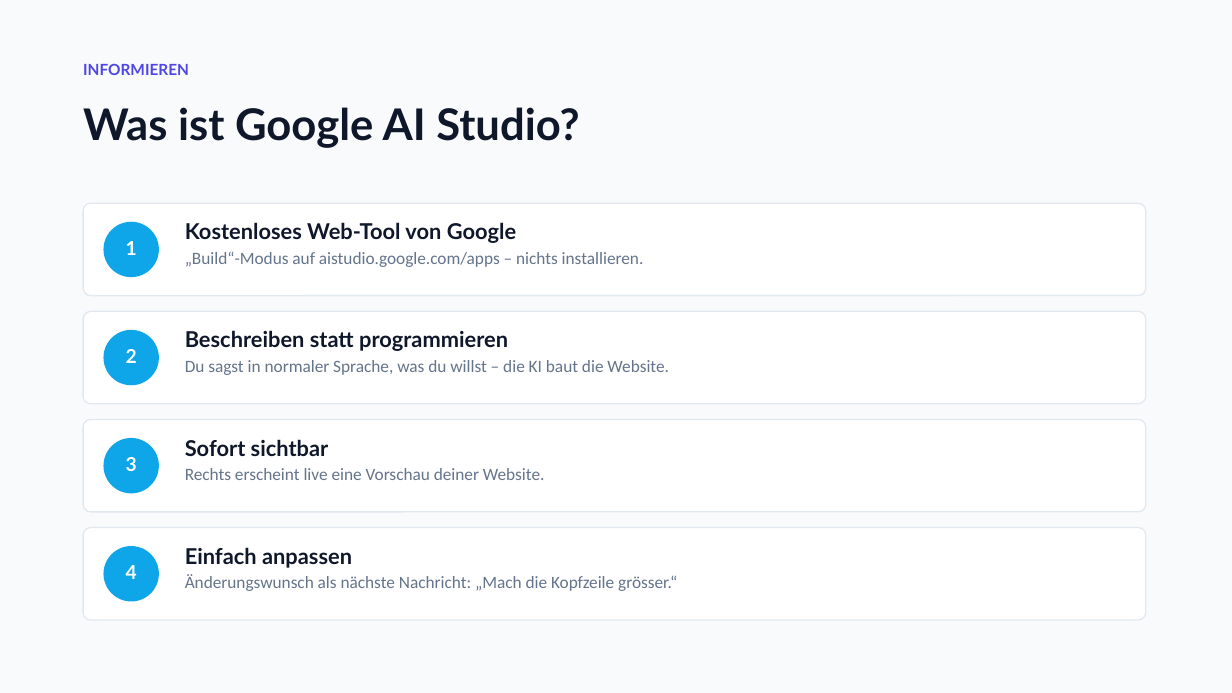
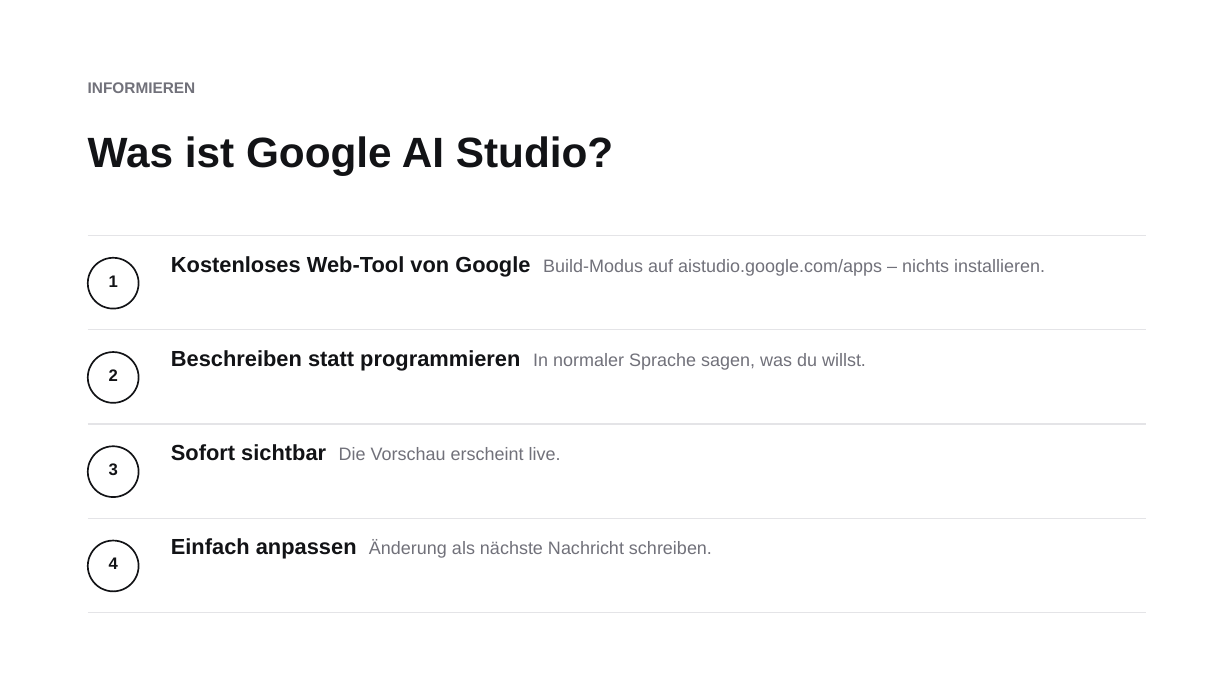
Before and after one commit to criseone/meine-website-ai-studio, a slide deck: slide 5 of unterlagen/slides.pptx. Drawn at 1232x693 pixels with LibreOffice and Linux fonts; fonts in the diff are those of the drawing. Boxes give left, top, right and bottom in pixels: in the first picture for what was removed or moved away, otherwise in the second. Text is boxed around its words. In the diff, an @@ line names an element or a change of style, - is before the commit and + after.

Commit message:
LZ1: zwei Bau-Beispiele (Website + App/Tool)

```diff
--- a/unterlagen/slides.pptx
+++ b/unterlagen/slides.pptx
@@ rectangle removed at (0, 0, 1232, 693) @@
@@ text "INFORMIEREN": place and size @@
-text "INFORMIEREN" at (83, 64, 189, 75)
+text "INFORMIEREN" at (88, 82, 196, 93)
@@ text "INFORMIEREN" at (88, 82, 196, 93): font Lato to Arial, text colour #4F46E5 to #71717A @@
@@ text "Was ist Google AI Studio?": place and size @@
-text "Was ist Google AI Studio?" at (83, 107, 579, 148)
+text "Was ist Google AI Studio?" at (88, 136, 613, 175)
@@ text "Was ist Google AI Studio?" at (88, 136, 613, 175): size 34 to 33 pt, font Lato to Arial, text colour #0F172A to #121316 @@
@@ rounded rectangle removed at (83, 203, 1146, 296) @@
@@ line added from (88, 236) to (1146, 236), #E4E4E7 1 pt @@
@@ size 15 to 13 pt, font Lato to Arial, text colour #FFFFFF to #121316 in 4 elements at (109, 463, 118, 475), (109, 557, 118, 569), (109, 369, 118, 381), (109, 275, 118, 287) @@
@@ text "1": place and size @@
-text "1" at (126, 241, 137, 255)
+text "1" at (109, 275, 118, 287)
@@ fill #0EA5E9 to none; outline none to #121316 1.3 pt in 4 elements at (88, 446, 139, 497), (88, 541, 139, 592), (88, 352, 139, 403), (88, 258, 139, 309) @@
@@ ellipse: place and size @@
-ellipse at (104, 222, 159, 277)
+ellipse at (88, 258, 139, 309)
@@ text at (171, 256, 1045, 276): text changed; size 13.5 to 14 pt; font Calibri to Arial; text colour #64748B to #71717A @@
-Kostenloses Web-Tool von Google
-„Build“-Modus auf aistudio.google.com/apps – nichts installieren.
+Kostenloses Web-Tool von Google Build-Modus auf aistudio.google.com/apps – nichts installieren.
@@ rounded rectangle removed at (83, 311, 1146, 404) @@
@@ text "2": place and size @@
-text "2" at (126, 349, 137, 363)
+text "2" at (109, 369, 118, 381)
@@ ellipse: place and size @@
-ellipse at (104, 330, 159, 385)
+ellipse at (88, 352, 139, 403)
@@ line added from (88, 330) to (1146, 330), #E4E4E7 1 pt @@
@@ text at (171, 350, 866, 371): text changed; size 13.5 to 14 pt; font Calibri to Arial; text colour #64748B to #71717A @@
-Beschreiben statt programmieren
-Du sagst in normaler Sprache, was du willst – die KI baut die Website.
+Beschreiben statt programmieren In normaler Sprache sagen, was du willst.
@@ rounded rectangle removed at (83, 420, 1146, 512) @@
@@ text "3": place and size @@
-text "3" at (126, 457, 137, 471)
+text "3" at (109, 463, 118, 475)
@@ ellipse: place and size @@
-ellipse at (104, 438, 159, 494)
+ellipse at (88, 446, 139, 497)
@@ line added from (88, 424) to (1146, 424), #E4E4E7 1 pt @@
@@ text at (171, 444, 561, 461): text changed; size 13.5 to 14 pt; font Calibri to Arial; text colour #64748B to #71717A @@
-Sofort sichtbar
-Rechts erscheint live eine Vorschau deiner Website.
+Sofort sichtbar Die Vorschau erscheint live.
@@ rounded rectangle removed at (83, 528, 1146, 620) @@
@@ text "4": place and size @@
-text "4" at (126, 565, 137, 579)
+text "4" at (109, 557, 118, 569)
@@ line added from (88, 518) to (1146, 518), #E4E4E7 1 pt @@
@@ text at (171, 538, 712, 559): text changed; size 13.5 to 14 pt; font Calibri to Arial; text colour #64748B to #71717A @@
-Einfach anpassen
-Änderungswunsch als nächste Nachricht: „Mach die Kopfzeile grösser.“
+Einfach anpassen Änderung als nächste Nachricht schreiben.
@@ ellipse: place and size @@
-ellipse at (104, 546, 159, 602)
+ellipse at (88, 541, 139, 592)
@@ line added from (88, 613) to (1146, 613), #E4E4E7 1 pt @@
```
Also in this commit, not shown: 9 other slides changed, 10 other files.
